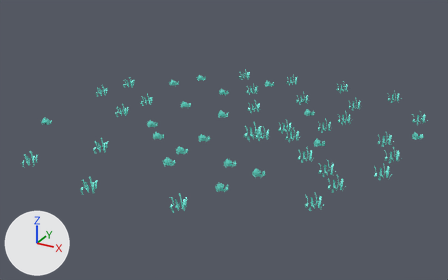
One commit to the FBX model Assets/Models/Nature Kit/grass/kusa.fbx: the scene before it, then after it.
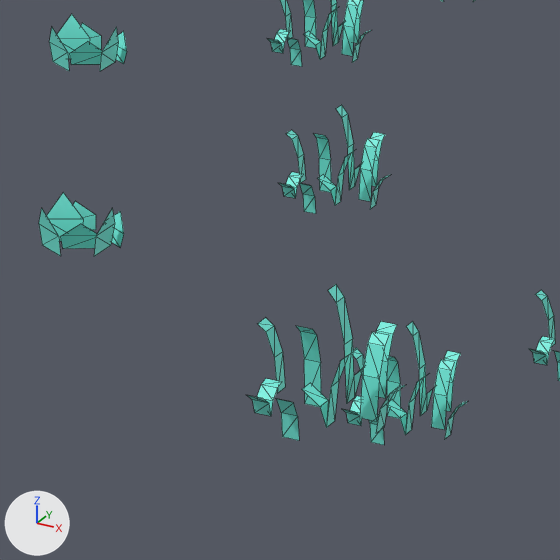
There are two pictures of each version: one whole from a camera (50 mm lens) standing at (0.305, -0.5887, 0.2742) and looking at (-0.0043, -0.0265, -0.007), one close up on the part from 48% to 63% of the width and 31% to 55% of the height. The axes (+X, +Y, +Z) are drawn at lower left. The lights are the same throughout. The close-ups show mesh edges as thin lines. Where no turn or scale is listed for an object, it has been applied to the vertices. Vertices at the same position are counted once.

Script lines for the objects in view, before the commit:
```python
me_mesh = bpy.data.meshes.new('Mesh')
me_mesh.from_pydata(...)  # 3060 vertices, 2304 faces; spans x -0.207..0.207, y -0.202..0.202, z -0.039..0.039
# faces by material slot: [1980, 324]
me_mesh.materials.append(mat_grass)  # cyan #73eddd
me_mesh.materials.append(mat_grass1)  # cyan #73eddd
ob_grass34 = bpy.data.objects.new('grass34', me_mesh)
ob_grass34.location = (-0.0127, -0.0116, 0.0321)
```
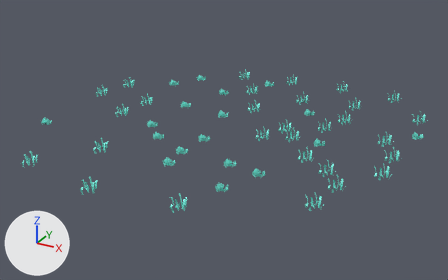
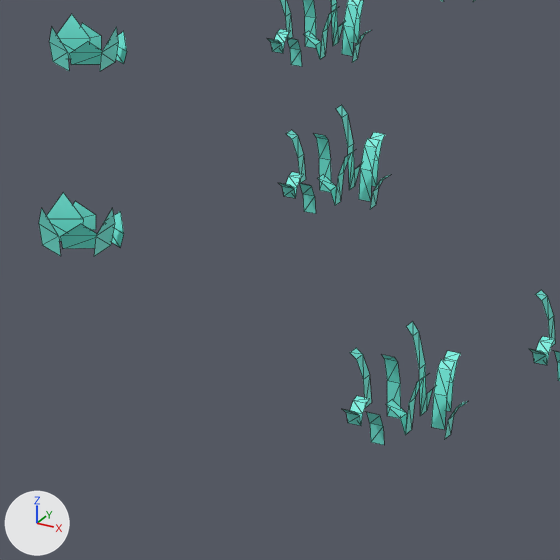
Commit message: 草のモデル変更ｗ 一個浮いてる草あったｗ

Where the newer file only moved an object's origin or applied its transform, the numbers keep the older frame.

Changed parts and their boxes [x1, y1, x2, y2] in the close-ups (560 x 560 px):
part 1 of me_mesh, deleted (cyan): before [247, 284, 405, 440]

The edits, one by one:
me_mesh is used by ob_grass34; location (-0.0127, -0.0116, 0.0321).
me_mesh had 3060 vertices, 2304 faces and spanned x -0.207..0.207, y -0.202..0.202, z -0.039..0.039.
me_mesh now has 2976 vertices, 2238 faces and spans x -0.207..0.207, y -0.202..0.202, z -0.039..-0.02.
me_mesh part 1: 9 loose pieces with 84 vertices, spanning x 0.09..0.109, y -0.138..-0.118, z 0.026..0.039, are deleted.
